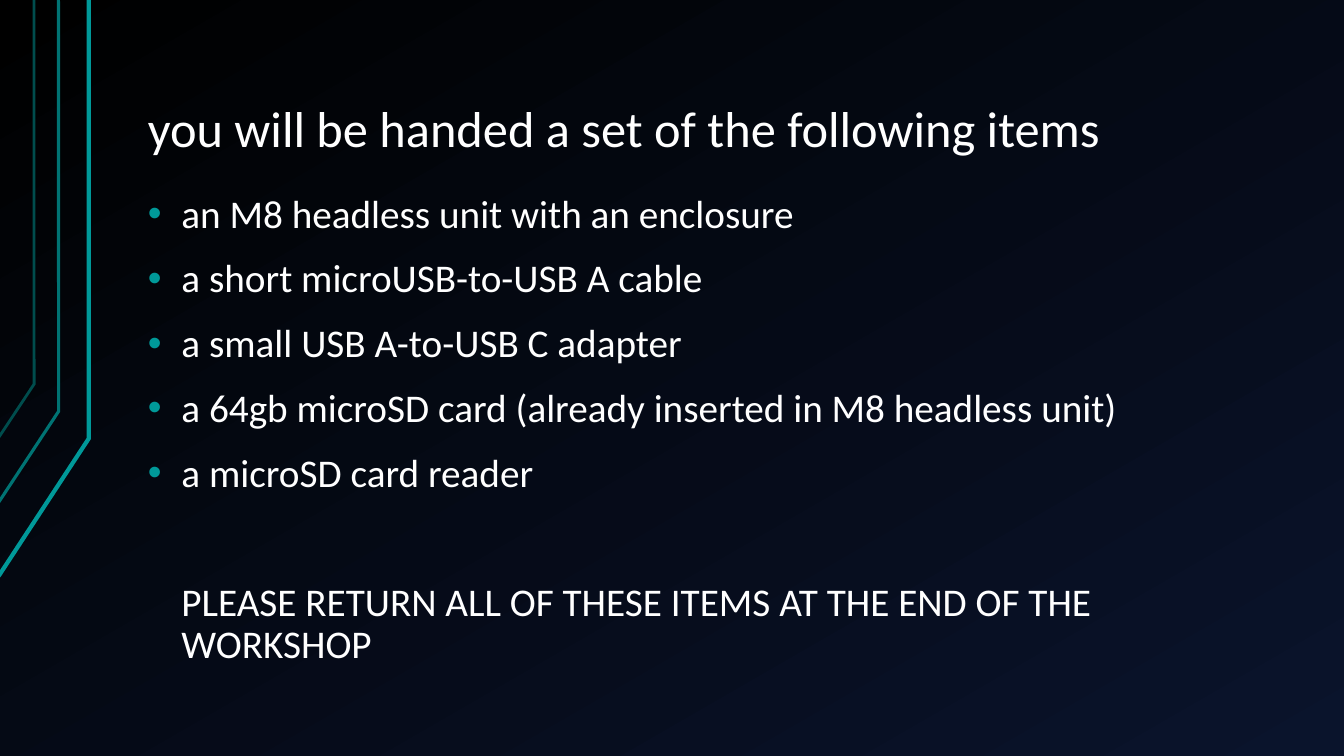
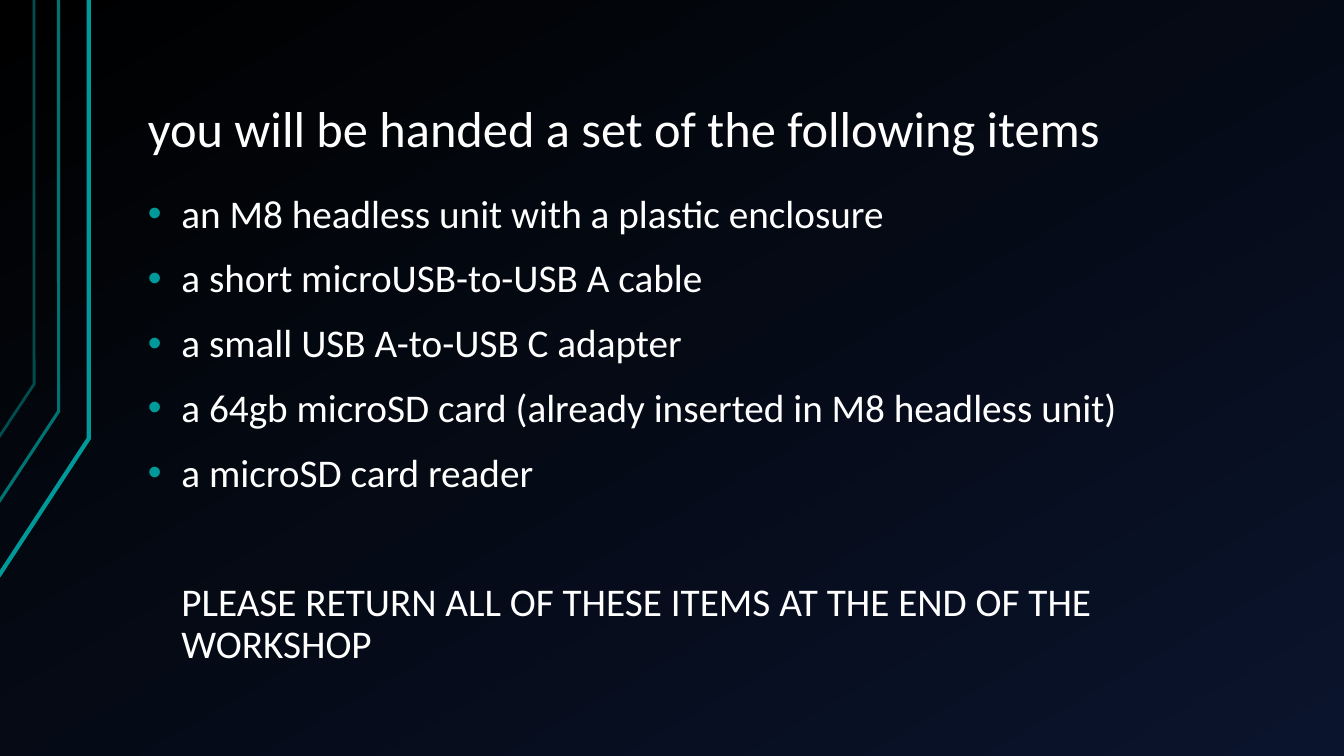
Before and after one commit to jegasus/m8-tracker-workshop, a slide deck: slide 4 of slides_v1.odp. Drawn at 1344x756 pixels with LibreOffice and Linux fonts; fonts in the diff are those of the drawing. Boxes give left, top, right and bottom in pixels: in the first picture for what was removed or moved away, otherwise in the second. Text is boxed around its words. In the diff, an @@ line names an element or a change of style, - is before the commit and + after.

```diff
--- a/slides_v1.odp
+++ b/slides_v1.odp
@@ text at bbox=[181, 200, 884, 235]: text changed @@
-• an M8 headless unit with an enclosure
+• an M8 headless unit with a plastic enclosure
```
Also in this commit, not shown: 5 other slides changed.
